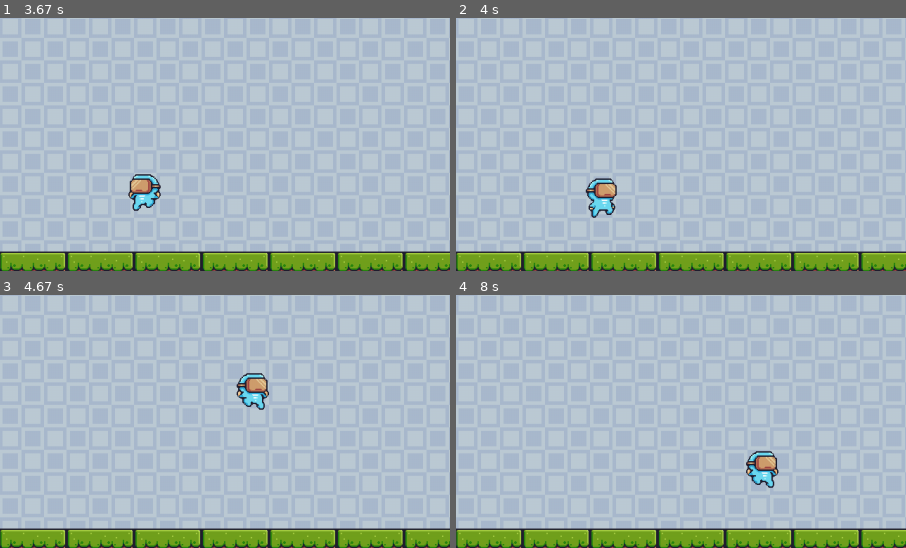
Above: before the commit, frames 1-4 (two rows, left to right).
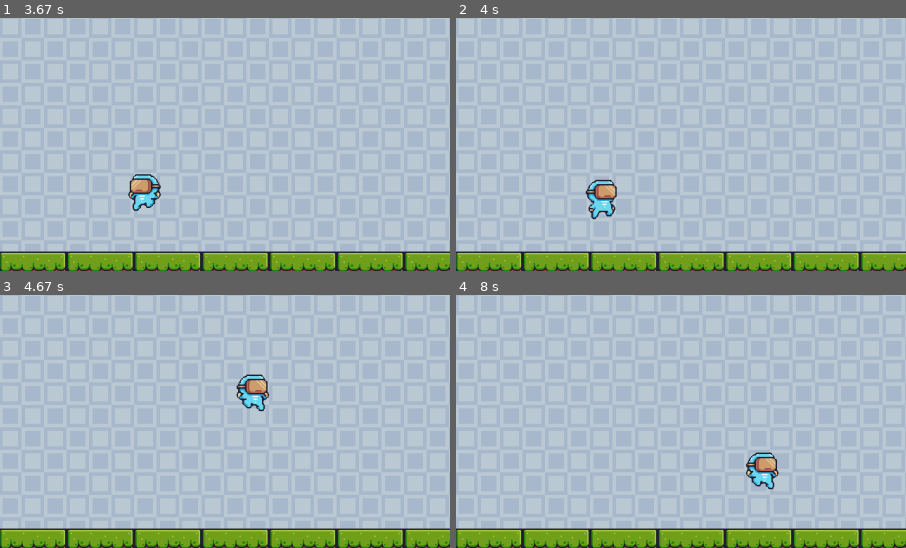
Above: after the commit, the same moments.

Repository: fetrentin7/Learning-Python
Game: pygame game, started from Pygame/main.py
The game is run twice, just before and just after one commit, with the same random seed, the same clock (stepped at 60 frames per second) and the same inputs.
Inputs:
- Up to frame 1 (3.67 s): tap Space at 0.33, 0.73, 1.03, 1.23, 1.53, 1.73, 2.03, 2.3, 2.6, 2.73, 3.03, 3.4 s; hold Right 0.67-1.13 s; hold Right 1.17-1.63 s; hold Left 1.67-2.2 s; hold Left 2.23-2.63 s; hold Right 2.67-3.3 s; hold Left from 3.33 s (still down)
- Up to frame 2 (4 s): tap Space at 3.7, 3.9 s; release Left at 3.8 s; hold Right from 3.83 s (still down)
- Up to frame 3 (4.67 s): tap Space at 4.2, 4.4 s; release Right at 4.3 s; hold Right from 4.33 s (still down)
- Up to frame 4 (8 s): tap Space at 4.7, 4.9, 5.2, 5.47, 5.77, 5.9, 6.2, 6.57, 6.87, 7.07, 7.37, 7.57, 7.87 s; release Right at 4.8 s; hold Left 4.83-5.37 s; hold Left 5.4-5.8 s; hold Right 5.83-6.47 s; hold Left 6.5-6.97 s; hold Right 7-7.47 s; hold Right 7.5-7.97 s
The pictures show only the part of the screen within x 0-50%, y 41-91%; the shares and areas given below are measured in that part.

Frame 1 is identical in both runs. In frame 2, 0.6% of the frame differs, in the area x 28-36%, y 63-80%; in frame 3, 0.6%; in frame 4, 0.6%.

Commit message:
Merge remote-tracking branch 'origin/master'
# Conflicts:
#	degrees/degrees.py
Merge remote-tracking branch 'origin/master'

# Conflicts:
#	main.py

Diff:
--- a/Pygame/main.py
+++ b/Pygame/main.py
@@ -62,6 +62,7 @@
     def __init__(self, x, y, width, height):
         super().__init__()
 
+        self.counter = 0
         self.jump_count = 0
         self.sprite = None
         self.rect = pygame.Rect(x, y, width, height)  # add colision and move player around
@@ -113,29 +114,29 @@
         self.y_vel = self.y_vel * -1
 
     def sprite_update(self):
-        conditions = [
-            (lambda: self.y_vel == 0 and self.x_vel == 0, "idle"),
-            (lambda: self.y_vel < 0 and self.jump_count == 1, "jump"),
-            (lambda: self.y_vel < 0 and self.jump_count == 2, "double_jump"),
-            (lambda: self.y_vel > self.GRAVITY_ACC * 2, "fall"),
-            (lambda: self.x_vel != 0 and self.y_vel == 0, "run")
-        ]
-
         sprite_sheet = "idle"
 
-        for condition, sheet in conditions:
-            if condition():
-                sprite_sheet = sheet
-                break
-
+        if self.y_vel < 0:
+            if self.jump_count == 1:
+                sprite_sheet = "jump"
+            elif self.jump_count == 2:
+                sprite_sheet = "double_jump"
+
+        elif self.y_vel > self.GRAVITY_ACC * 2:
+            sprite_sheet = "fall"
+
+        else:
+            if self.x_vel != 0:
+                sprite_sheet = "run"
         sprite_sheet_name = sprite_sheet + "_" + self.move_check
         sprites = self.SPRITES[sprite_sheet_name]
+        # example if 10%5  == take second sprite
         sprite_index = self.animation_counter // self.ANIMATION_DELAY % len(sprites)
+        # pick a new index for every animation frame
+
         self.sprite = sprites[sprite_index]
         self.animation_counter += 1
         self.rect_bound_update()
-
-        return sprite_sheet
 
     def rect_bound_update(self):
         self.rect = self.sprite.get_rect(topleft=(self.rect.x, self.rect.y))  # rectangle adjusts based on sprite
